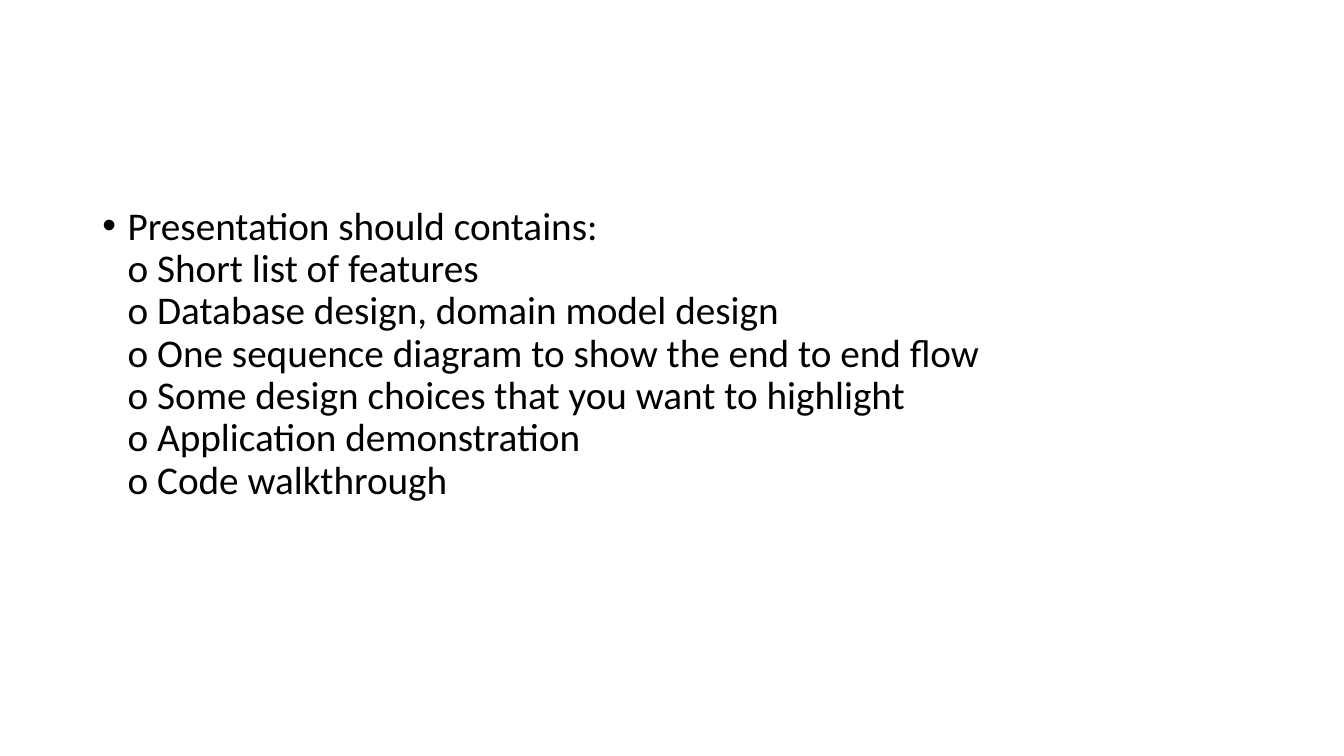
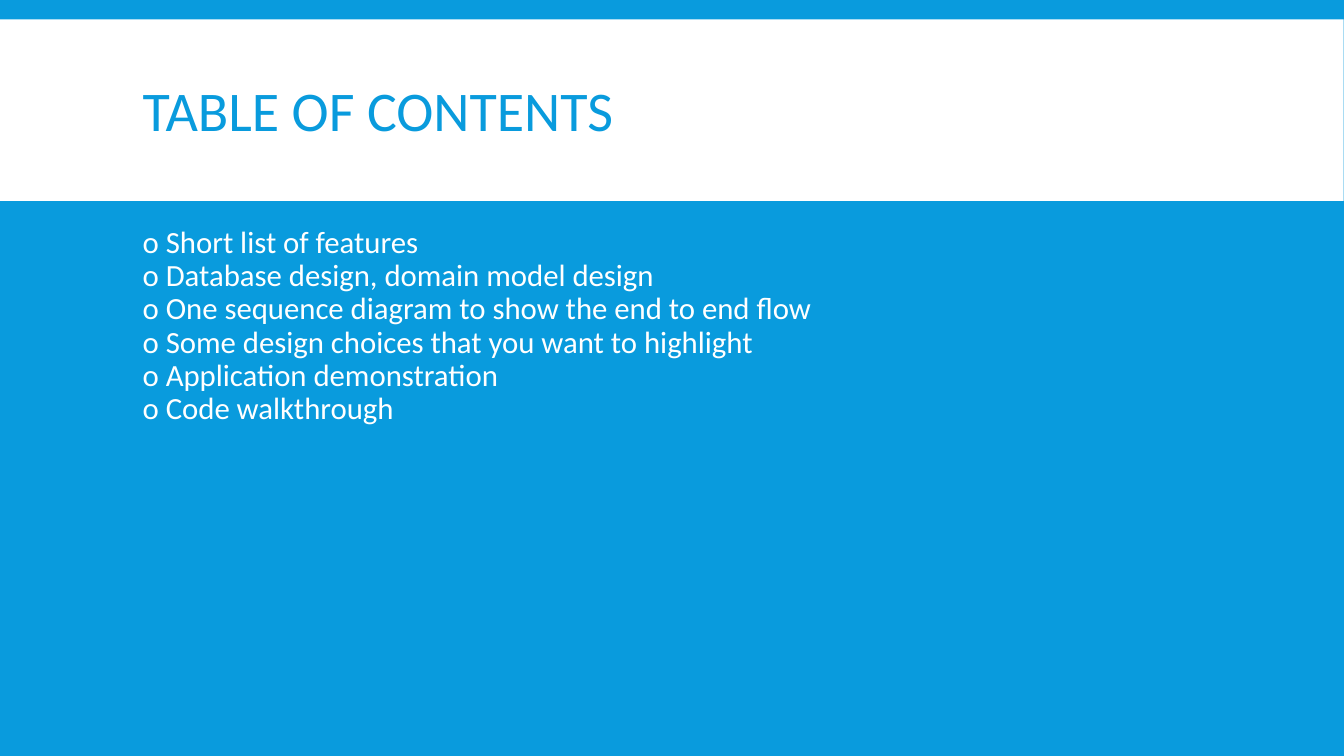
Before and after one commit to chenghao1983/9EA0F9C3-119A-4D20-9D56-E444CBEC5925_Active_Learning_Group4, a slide deck: slide 2 of Doc/Active_Learning_Group4_Presentation.pptx. Drawn at 1344x756 pixels with LibreOffice and Linux fonts; fonts in the diff are those of the drawing. Boxes give left, top, right and bottom in pixels: in the first picture for what was removed or moved away, otherwise in the second. Text is boxed around its words. In the diff, an @@ line names an element or a change of style, - is before the commit and + after.

Commit message:
updated PPT

```diff
--- a/Doc/Active_Learning_Group4_Presentation.pptx
+++ b/Doc/Active_Learning_Group4_Presentation.pptx
@@ background #FFFFFF to #099BDD @@
@@ rectangle added at (0, 19, 1344, 201), fill #FFFFFF @@
@@ title added at (143, 94, 613, 132), 40 pt, text #099BDD @@
+TABLE OF CONTENTS
@@ text at (143, 231, 811, 425): text changed; size 28 to 22 pt; text colour #000000 to #FFFFFF @@
-• Presentation should contains:
-  o Short list of features
-  o Database design, domain model design
-  o One sequence diagram to show the end to end flow
-  o Some design choices that you want to highlight
-  o Application demonstration
-  o Code walkthrough
+o Short list of features
+o Database design, domain model design
+o One sequence diagram to show the end to end flow
+o Some design choices that you want to highlight
+o Application demonstration
+o Code walkthrough
```
Also in this commit, not shown: 1 slide added, 1 slide removed.
